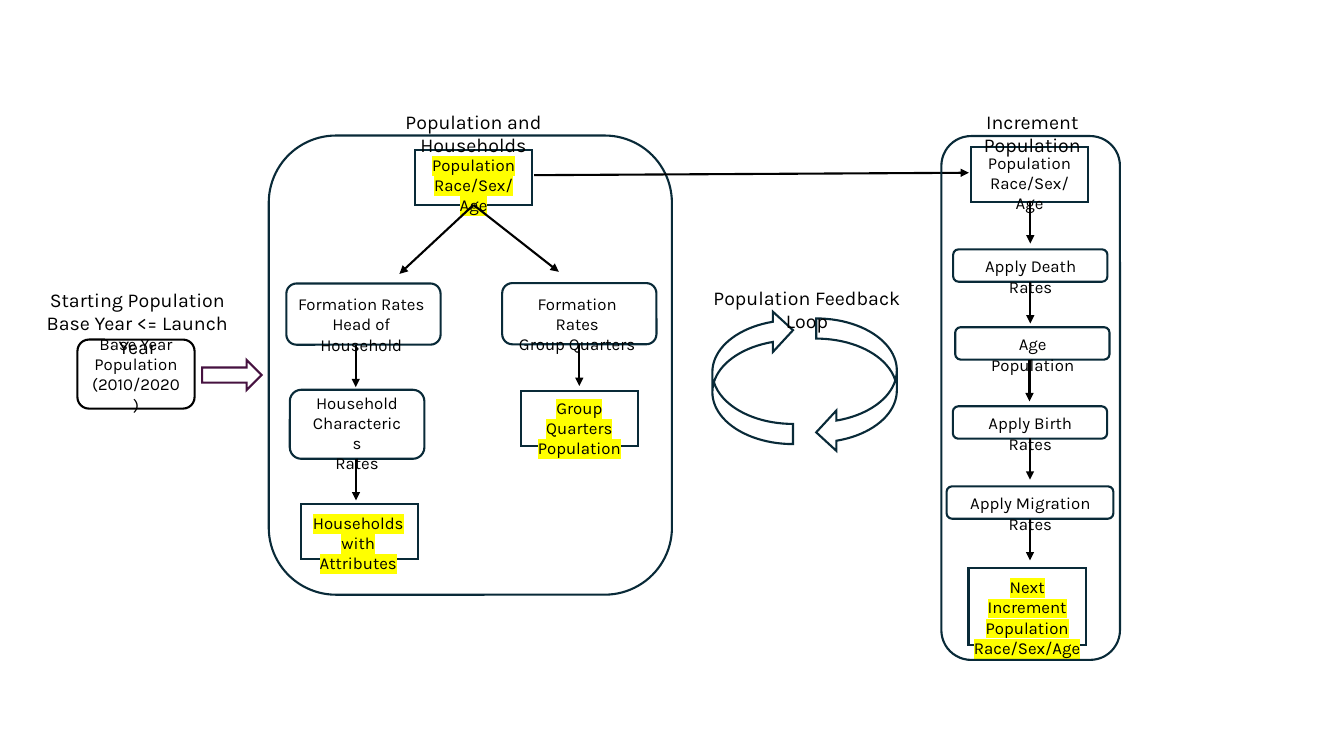
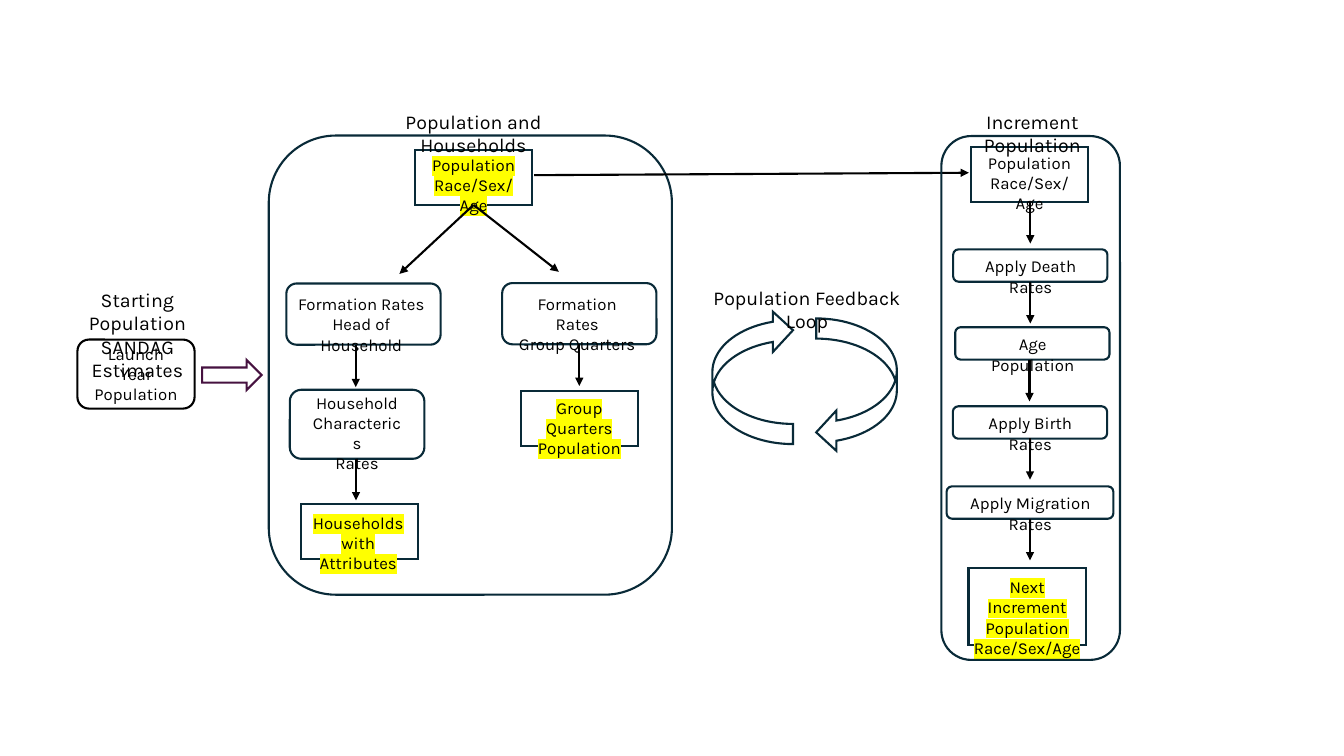
Before and after one commit to SANDAG/Cohort-Component-Model, a slide deck: slide 1 of wiki/images/Wiki Figures.pptx. Drawn at 1344x756 pixels with LibreOffice and Linux fonts; fonts in the diff are those of the drawing. Boxes give left, top, right and bottom in pixels: in the first picture for what was removed or moved away, otherwise in the second. Text is boxed around its words. In the diff, an @@ line names an element or a change of style, - is before the commit and + after.

Commit message:
#178 - Launch Year Module

```diff
--- a/wiki/images/Wiki Figures.pptx
+++ b/wiki/images/Wiki Figures.pptx
@@ text at (x1=89, y1=293, x2=186, y2=381): text changed @@
-Starting Population
-Base Year <= Launch Year
+Starting Population
+SANDAG Estimates
@@ text in rounded rectangle at (x1=94, y1=345, x2=177, y2=404): text changed @@
-Base Year Population (2010/2020)
+Launch Year Population
```
Also in this commit, not shown: 17 other files.
